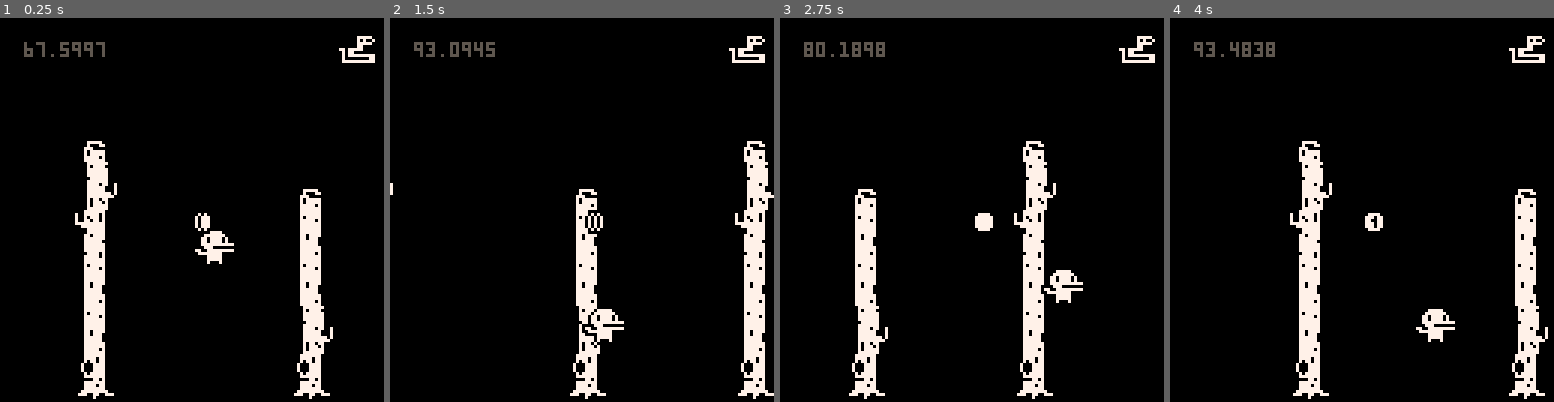
Above: before the commit, frames 1-4 (left to right).
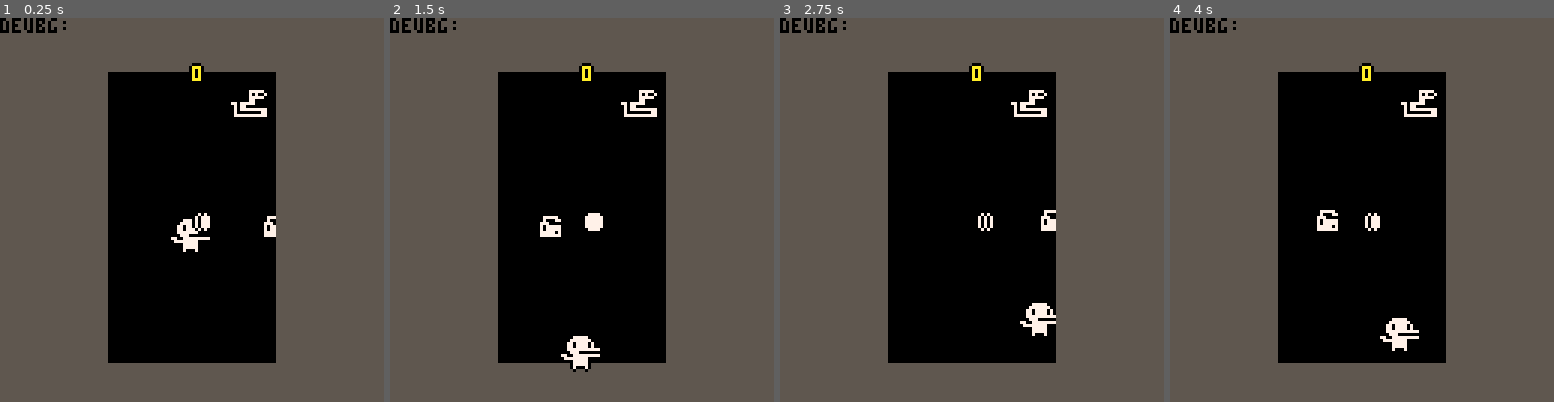
Above: after the commit, the same moments.

Repository: zuggamasta/floppy8
Game: PICO-8 cartridge carts/flappyminit.p8
Same seed, same stepped clock (60 frames per second), same inputs: the game is played once before the commit and once after it.
Inputs:
- Up to frame 1 (0.25 s): no input
- Up to frame 2 (1.5 s): no input
- Up to frame 3 (2.75 s): hold Right 1.6-2.1 s; hold Up 2.15-2.42 s; hold Right from 2.47 s (still down)
- Up to frame 4 (4 s): release Right at 3.03 s; hold Left 3.08-3.58 s

The runs differ from the first frame. In frame 1, 67% of the frame differs, in the area x 0-100%, y 0-100%; in frame 2, 69%; in frame 3, 69%; in frame 4, 70%.

Commit message:
clean up

Diff:
--- a/flappyminit.p8
+++ b/carts/flappyminit.p8
@@ -1,81 +1,139 @@
 pico-8 cartridge // http://www.pico-8.com
 version 41
 __lua__
-// constants
-g = 0.1
-// globals
-x = 64  y = 64 n = 0 s = 0
-vy = 0
-
+-- constants
+g = 0.2
+-- globals
+s = 0
 function _init()
 	palt(0, false)
 	palt(11, true)
+	game={
+		minx=28+rnd(20),
+		miny=0+rnd(20),
+		maxx=128-28-rnd(20),
+		maxy=128-rnd(20)
+	}
+	bird={sp=1,
+				x=64,
+				y=64,
+				vx=0,
+				vy=0,
+				n=0,
+				pnts=0
+				}
+	i_pipes()
+
 end
+
+-->8
 
 function _update()
   move_player()
+	u_pipes()
 end
 
-function enemy()
+function i_pipes()
+	pipes={
+		x1=game.maxx,
+		y1=rnd(32)+48
+	}
 
 end
 
-function move_player()
-		if (btn(0)) then x=x-1 end
-  if (btn(1)) then x=x+1 end
-  if (btn(2)) then
-  	y=y-1
-  	vy = -1
-  else
-  	vy += g
-  	n = 0
- 	end
+function u_pipes()
+	pipes.x1-=1
+	if pipes.x1 < game.minx-16 then
+		pipes.x1=game.maxx
+		pipes.y1=rnd(32)+48
+	end
+end
 
- 	if y>128-16 then
- 		y=y-1
- 		vy=-2
- 	end
+function d_pipes()
+	spr(56,pipes.x1,pipes.y1,2,1)
+end
 
- 	if x < 0 then x = 0 end
- 	if x > 128-16 then x = 128-16 end
+-->8
+function _draw()
+  cls(5)
+	rectfill(game.minx,game.miny,game.maxx,game.maxy,0)
+
+  s+=1
+
+	d_pipes()
+
+  draw_sprite(game.maxx-16,game.miny)
+
+  draw_player(bird.x,bird.y)
+
+ 	draw_coin(64,64)
 
 
- 	y+=vy
+  bird.n+=1
+
+	rectfill(0,0,game.minx,128,5)
+	rectfill(game.maxx,0,128,128,5)
+
+
+	--debug
+	print('deubg:',0)
+
+	draw_points(bird.pnts)
 
 end
 
-function _draw()
-  cls(0)
-
-  s-=1
-  map(0,0,s)
-  map(0,0,s+128)
-  if(s<-128) then
-  	s = 0
-  end
-
-  draw_log(128-16,0,2,true)
-
-  draw_player(x,y)
-
- 	draw_coin(64,64)
-
-  n+=1
-
-		print(y,8,8,5)
-end
-
 function draw_player(x,y)
-	spr(flr(n/2)%4*2,x,y,2,2)
+	size = 2
+	spr(flr(bird.n/2)%4*2,x-8,y-8,size,size)
 end
 
 function draw_coin(x,y)
 	spr(10+flr(s/4)%4,x,y)
 end
 
-function draw_log(x,y,h,f)
+function draw_sprite(x,y,h,f)
 	spr(14,x,y,2,2)
 end
+
+function draw_points(points)
+	x =64
+	y =16
+
+	print(tostr(points),x+1,y,0)
+	print(tostr(points),x,y+1,0)
+	print(tostr(points),x-1,y,0)
+	print(tostr(points),x,y-1,0)
+	print(tostr(points),x,y,10)
+
+
+end
+-->8
+function move_player()
+		if (btn(0)) then bird.x=bird.x-1 end
+  if (btn(1)) then bird.x=bird.x+1 end
+  if (btn(2)) then
+  	bird.y=bird.y-1
+  	bird.vy = -1
+  else
+  	bird.vy += g
+  	bird.n = 0
+ 	end
+
+ 	if bird.y>game.maxy then
+ 		bird.y=bird.y-1
+ 		bird.vy=-2
+ 	end
+
+ 	if bird.x < game.minx then bird.x = game.minx end
+ 	if bird.x > game.maxx then bird.x = game.maxx end
+
+ 	bird.y+=bird.vy
+
+ 	if bird.y < game.miny then bird.y = game.miny end
+
+
+end
+
 __gfx__
 bbbbbbbbbbbbbbbbbbbbbbbbbbbbbbbbbbbbbb00000bbbbbbbbbbbbbbbbbbbbbbbbbbbbbbbbbbbbbbb0000bbbb0000bbbb0000bbbb0000bbbbbbbbbbbbbbbbbb
 bbbbbbbbbbbbbbbbbbbbbb00000bbbbbbbbbb0777770bbbbbbbbb00000bbbbbbbbbbbbbbbbbbbbbbbb07070bb077770bb07070bbb077770bbbbbbbbbbbbbbbbb
@@ -125,20 +183,3 @@
 bbbbbbbbbbbbbbbbbbbbbbbbbbbbbbbbbbbbbbbb0000000000000000000000000000000000000000000000000000000000000000000000000000000000000000
 bbbbbbbbbbbbbbbbbbbbbbbbbbbbbbbbbbbbbbbb0000000000000000000000000000000000000000000000000000000000000000000000000000000000000000
 bbbbbbbbbbbbbbbbbbbbbbbbbbbbbbbbbbbbbbbb0000000000000000000000000000000000000000000000000000000000000000000000000000000000000000
-__map__
-0000000000000000000000000000000000000000000000000000000000000000000000000000000000000000000000000000000000000000000000000000000000000000000000000000000000000000000000000000000000000000000000000000000000000000000000000000000000000000000000000000000000000000
-0000000000000000000000000000000000000000000000000000000000000000000000000000000000000000000000000000000000000000000000000000000000000000000000000000000000000000000000000000000000000000000000000000000000000000000000000000000000000000000000000000000000000000
-0000000000000000000000000000000000000000000000000000000000000000000000000000000000000000000000000000000000000000000000000000000000000000000000000000000000000000000000000000000000000000000000000000000000000000000000000000000000000000000000000000000000000000
-0000000000000000000000000000000000000000000000000000000000000000000000000000000000000000000000000000000000000000000000000000000000000000000000000000000000000000000000000000000000000000000000000000000000000000000000000000000000000000000000000000000000000000
-0000000000000000000000000000000000000000000000000000000000000000000000000000000000000000000000000000000000000000000000000000000000000000000000000000000000000000000000000000000000000000000000000000000000000000000000000000000000000000000000000000000000000000
-0000000038390000000000000000000000000000000000000000000000000000000000000000000000000000000000000000000000000000000000000000000000000000000000000000000000000000000000000000000000000000000000000000000000000000000000000000000000000000000000000000000000000000
-0000000024250000000000000000000000000000000000000000000000000000000000000000000000000000000000000000000000000000000000000000000000000000000000000000000000000000000000000000000000000000000000000000000000000000000000000000000000000000000000000000000000000000
-0000000034350000000000000038390000000000000000000000000000000000000000000000000000000000000000000000000000000000000000000000000000000000000000000000000000000000000000000000000000000000000000000000000000000000000000000000000000000000000000000000000000000000
-0000000022230000000000000026270000000000000000000000000000000000000000000000000000000000000000000000000000000000000000000000000000000000000000000000000000000000000000000000000000000000000000000000000000000000000000000000000000000000000000000000000000000000
-0000000032330000000000000036370000000000000000000000000000000000000000000000000000000000000000000000000000000000000000000000000000000000000000000000000000000000000000000000000000000000000000000000000000000000000000000000000000000000000000000000000000000000
-0000000026270000000000000026270000000000000000000000000000000000000000000000000000000000000000000000000000000000000000000000000000000000000000000000000000000000000000000000000000000000000000000000000000000000000000000000000000000000000000000000000000000000
-0000000036370000000000000036370000000000000000000000000000000000000000000000000000000000000000000000000000000000000000000000000000000000000000000000000000000000000000000000000000000000000000000000000000000000000000000000000000000000000000000000000000000000
-0000000026270000000000000024250000000000000000000000000000000000000000000000000000000000000000000000000000000000000000000000000000000000000000000000000000000000000000000000000000000000000000000000000000000000000000000000000000000000000000000000000000000000
-0000000036370000000000000034350000000000000000000000000000000000000000000000000000000000000000000000000000000000000000000000000000000000000000000000000000000000000000000000000000000000000000000000000000000000000000000000000000000000000000000000000000000000
-0000000020210000000000000020210000000000000000000000000000000000000000000000000000000000000000000000000000000000000000000000000000000000000000000000000000000000000000000000000000000000000000000000000000000000000000000000000000000000000000000000000000000000
-0000000030310000000000000030310000000000000000000000000000000000000000000000000000000000000000000000000000000000000000000000000000000000000000000000000000000000000000000000000000000000000000000000000000000000000000000000000000000000000000000000000000000000
Not shown, added: .gitignore
